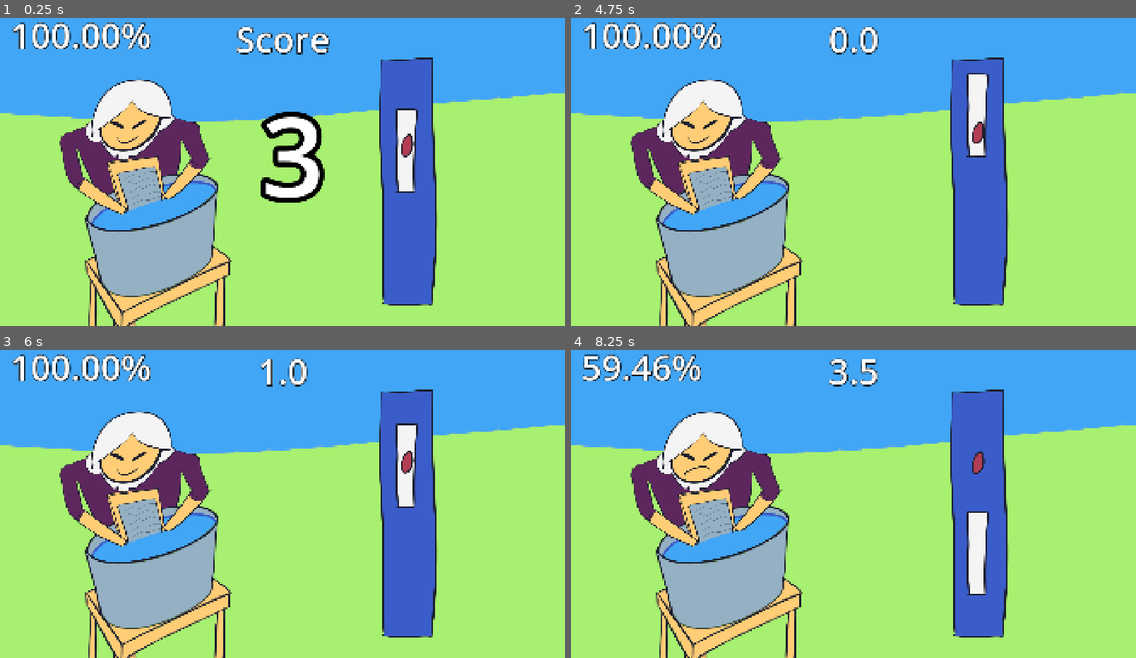
Above: before the commit, frames 1-4 (two rows, left to right).
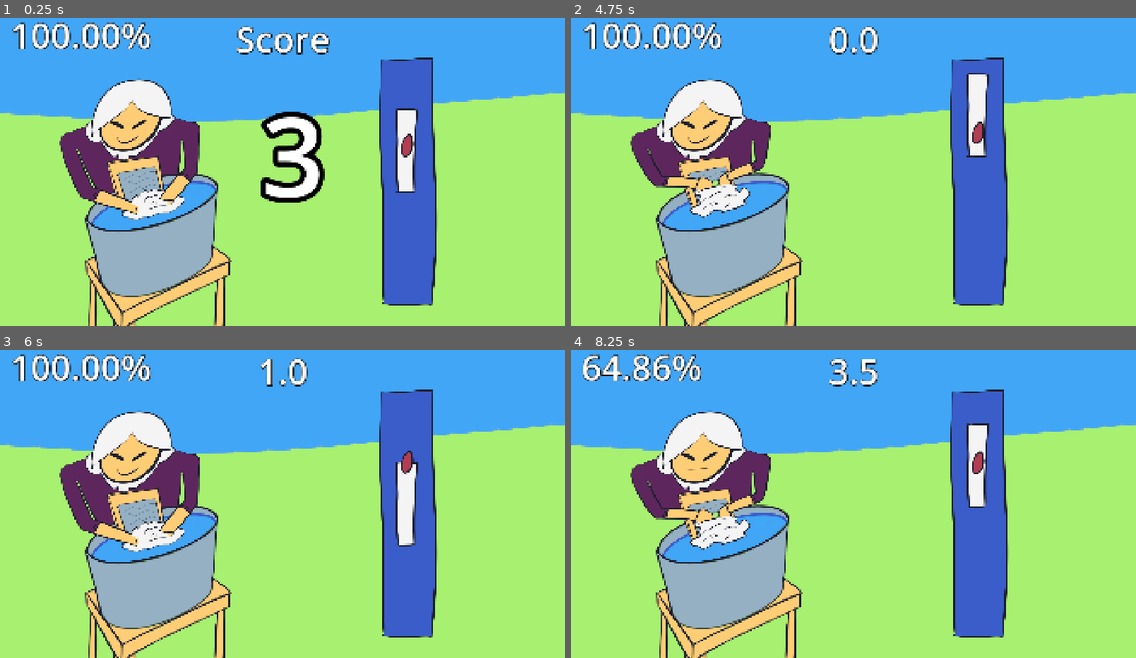
Above: after the commit, the same moments.

Repository: rafa-fiedo/ludum-dare-60-old-tech
Game: Godot game, scene res://scenes/main.tscn
Two runs of this game, one before a commit and one after it. Both use one fixed random seed, a clock stepped at 60 frames per second and the inputs below.
Inputs (mouse positions are in pixels of both pictures, inside the frame that each line leads up to):
- Up to frame 1 (0.25 s): no input
- Up to frame 2 (4.75 s): tap Enter at 0.5, 2.75 s; move the mouse to (881, 165) at 0.52 s; tap Space (pause) at 1.25, 3.5 s; move the mouse to (740, 184) at 1.27 s; move the mouse to (864, 162) at 2.02 s; move the mouse to (847, 172) at 2.77 s; move the mouse to (1023, 215) at 3.52 s; move the mouse to (808, 162) at 4.27 s
- Up to frame 3 (6 s): move the mouse to (288, 500) at 5.02 s; move the mouse to (259, 491) at 5.77 s
- Up to frame 4 (8.25 s): move the mouse to (881, 497) at 6.52 s; move the mouse to (825, 500) at 7.27 s; move the mouse to (864, 494) at 8.02 s

The runs differ from the first frame. In frame 1, 1.6% of the frame differs, in the area x 11-38%, y 37-66%; in frame 2, 2.4%; in frame 3, 2.6%; in frame 4, 4.9%, in the area x 2-74%, y 1-80%.

Commit message:
add lady animation

Diff:
--- a/old-tech/scenes/action_bar.gd
+++ b/old-tech/scenes/action_bar.gd
@@ -84,7 +84,7 @@
 	else:
 		button_direction = -1
 
-	$ButtonTimer.start(randf_range(0.2, 1.0))
+	$ButtonTimer.start(randf_range(0.2, 0.8))
 
 func _on_button_timer_timeout() -> void:
 	setup_button_direction()
--- a/old-tech/scenes/characters/lady.gd
+++ b/old-tech/scenes/characters/lady.gd
@@ -63,3 +63,9 @@
 func turn_off_faces() -> void:
 	for child in $Face.get_children():
 		child.visible = false
+
+func start_animation():
+	$AnimationPlayer.play("do")
+
+func stop():
+	$AnimationPlayer.stop()
--- a/old-tech/scenes/characters/lady.tscn
+++ b/old-tech/scenes/characters/lady.tscn
@@ -1,16 +1,56 @@
 [gd_scene format=3 uid="uid://dd5i5aj81y26n"]
 
 [ext_resource type="Script" uid="uid://c04eavefbla2y" path="res://scenes/characters/lady.gd" id="1_fok1r"]
-[ext_resource type="Texture2D" uid="uid://8k6647t6wu11" path="res://assets/drawings/lady.png" id="1_rwt7m"]
+[ext_resource type="Texture2D" uid="uid://dqs25eqjrnsnq" path="res://assets/drawings/lady_1.png" id="2_h3mab"]
 [ext_resource type="Texture2D" uid="uid://bhy5x0o2du4f6" path="res://assets/drawings/face_happy.png" id="2_mlksy"]
 [ext_resource type="Texture2D" uid="uid://sm6s3p0yj6wy" path="res://assets/drawings/face_normal.png" id="3_fok1r"]
 [ext_resource type="Texture2D" uid="uid://c6uacwbokcs3b" path="res://assets/drawings/face_sad.png" id="4_7pf64"]
+[ext_resource type="Texture2D" uid="uid://devsifmb4kdc5" path="res://assets/drawings/lady_2.png" id="6_6vkmd"]
+[ext_resource type="Texture2D" uid="uid://vtm22iwj5kh6" path="res://assets/drawings/lady_3.png" id="7_i1pkm"]
+
+[sub_resource type="Animation" id="Animation_yvjey"]
+length = 0.001
+tracks/0/type = "value"
+tracks/0/imported = false
+tracks/0/enabled = true
+tracks/0/path = NodePath("Lady:texture")
+tracks/0/interp = 1
+tracks/0/loop_wrap = true
+tracks/0/keys = {
+"times": PackedFloat32Array(0),
+"transitions": PackedFloat32Array(1),
+"update": 1,
+"values": [ExtResource("2_h3mab")]
+}
+
+[sub_resource type="Animation" id="Animation_x4dq8"]
+resource_name = "do"
+length = 2.66
+loop_mode = 1
+tracks/0/type = "value"
+tracks/0/imported = false
+tracks/0/enabled = true
+tracks/0/path = NodePath("Lady:texture")
+tracks/0/interp = 1
+tracks/0/loop_wrap = true
+tracks/0/keys = {
+"times": PackedFloat32Array(0, 0.100000024, 0.20000005, 1.2333333, 1.4),
+"transitions": PackedFloat32Array(1, 1, 1, 1, 1),
+"update": 1,
+"values": [ExtResource("2_h3mab"), ExtResource("6_6vkmd"), ExtResource("7_i1pkm"), ExtResource("6_6vkmd"), ExtResource("2_h3mab")]
+}
+
+[sub_resource type="AnimationLibrary" id="AnimationLibrary_fme20"]
+_data = {
+&"RESET": SubResource("Animation_yvjey"),
+&"do": SubResource("Animation_x4dq8")
+}
 
 [node name="Lady" type="Node2D" unique_id=928914739]
 script = ExtResource("1_fok1r")
 
 [node name="Lady" type="Sprite2D" parent="." unique_id=900273614]
-texture = ExtResource("1_rwt7m")
+texture = ExtResource("2_h3mab")
 
 [node name="Face" type="Node2D" parent="." unique_id=273923609]
 
@@ -27,3 +67,6 @@
 
 [node name="Sounds" type="AudioStreamPlayer" parent="." unique_id=60729044]
 bus = &"Sound"
+
+[node name="AnimationPlayer" type="AnimationPlayer" parent="." unique_id=376036206]
+libraries/ = SubResource("AnimationLibrary_fme20")
--- a/old-tech/scenes/main.gd
+++ b/old-tech/scenes/main.gd
@@ -33,6 +33,7 @@
 	$GameTime.start(time_update)
 	$CheckTimer.start(check_time)
 	$ActionBar.start_button()
+	$Lady.start_animation()
 
 func update_lady_face() -> void:
 	if checks.size() < min_checks:
@@ -63,6 +64,7 @@
 	$CheckTimer.stop()
 	$StartTimer/StartTimer.stop()
 	$Music.stop()
+	$Lady.stop()
 
 func _on_check_timer_timeout() -> void:
 	var is_inside = $ActionBar.get_is_mouse_inside()
Binary file added: old-tech/assets/drawings/lady_1.png
Not shown, added: old-tech/assets/drawings/lady_1.png.import
Binary file added: old-tech/assets/drawings/lady_2.png
Not shown, added: old-tech/assets/drawings/lady_2.png.import
Binary file added: old-tech/assets/drawings/lady_3.png
Not shown, added: old-tech/assets/drawings/lady_3.png.import
Not shown, changed: old-tech/assets/drawings/lady.kra
Not shown, changed: old-tech/assets/drawings/lady.kra~
Not shown, added: old-tech/assets/drawings/lady_3.png~
